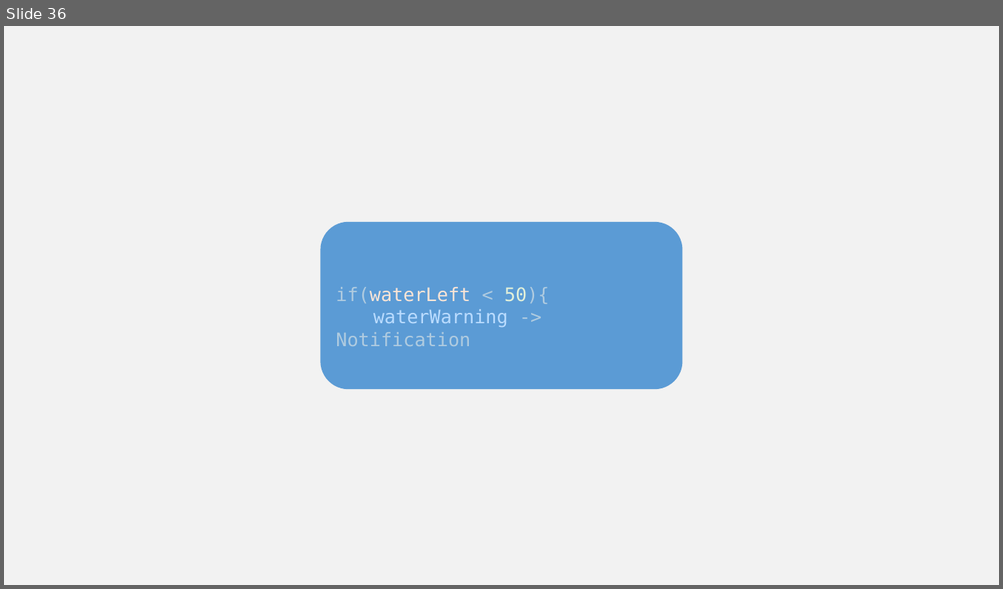
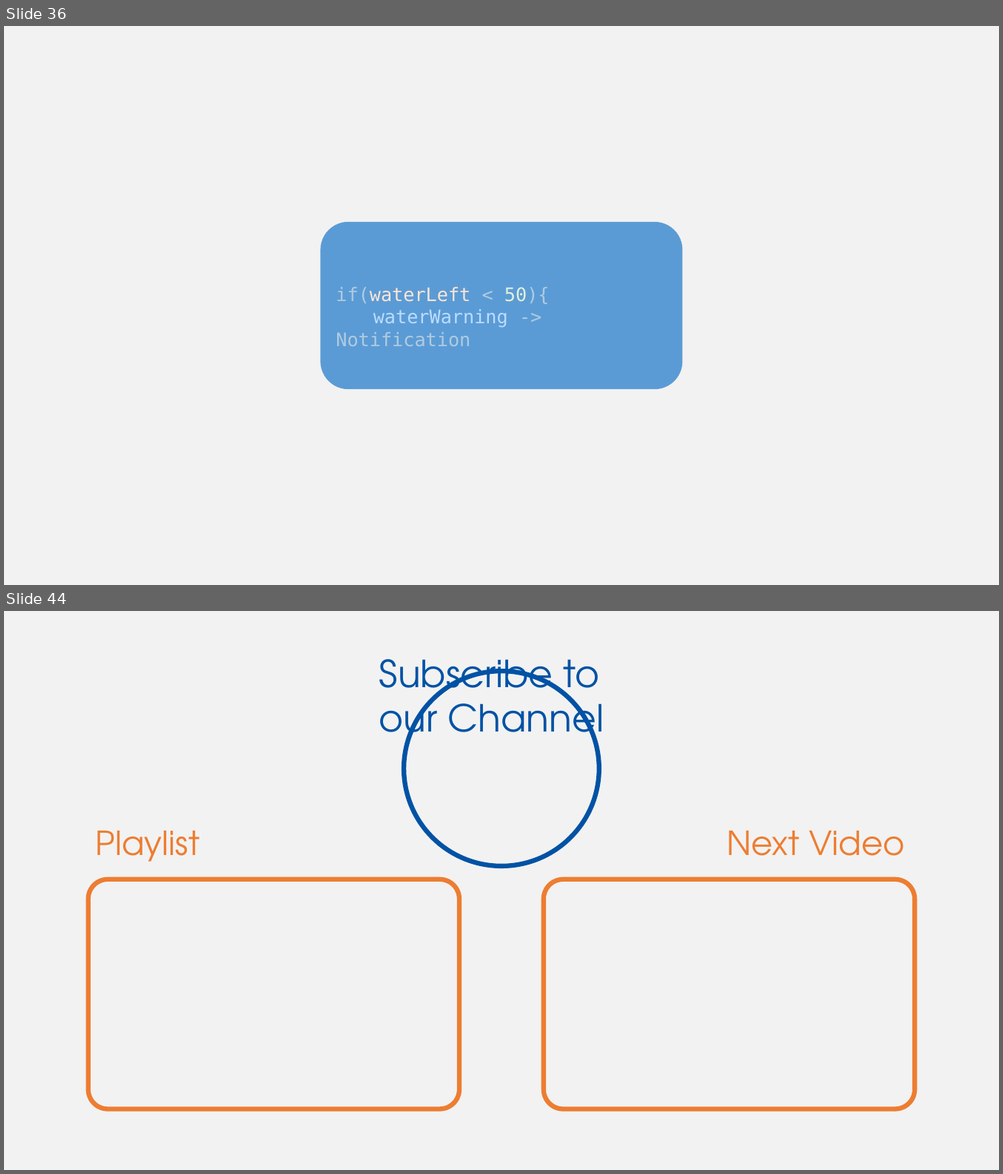
Before and after one commit to w3c/wot-cg, a slide deck: Tutorials/whatiswot/14-Interaction_Affordances/14-Interaction_Affordances.pptx. Shown one above the other, each under a label of ours: slide 36 before the commit, slides 36 and 44 after it; the slides between them are not shown. The pictures are 1003x589 and 1003x1174 pixels, drawn with LibreOffice and Linux fonts; fonts in the diff are those of the drawing. Boxes give left, top, right and bottom in pixels: in the first picture for what was removed or moved away, otherwise in the second. Text is boxed around its words. In the diff, an @@ line names an element or a change of style, - is before the commit and + after.

Commit message:
fix video according to reviews

```diff
--- a/Tutorials/whatiswot/14-Interaction_Affordances/14-Interaction_Affordances.pptx
+++ b/Tutorials/whatiswot/14-Interaction_Affordances/14-Interaction_Affordances.pptx
@@ slide 44 added at (4,611,999,1170), background #F2F2F2 @@
@@ text added at (379,659,603,749), 36 pt, text #0052A5 @@
+Subscribe to our Channel
@@ ellipse added at (404,672,600,867), outline #0052A5 4.5 pt @@
@@ text added at (96,831,200,862), 32 pt, text #ED7D31 @@
+Playlist
@@ text added at (727,831,905,856), 32 pt, text #ED7D31 @@
+Next Video
@@ rounded rectangle added at (88,880,459,1110), outline #ED7D31 4.5 pt @@
@@ rounded rectangle added at (543,880,914,1110), outline #ED7D31 4.5 pt @@
```
Also in this commit, not shown: 4 slides changed, 21 other slides added, 17 slides removed.
